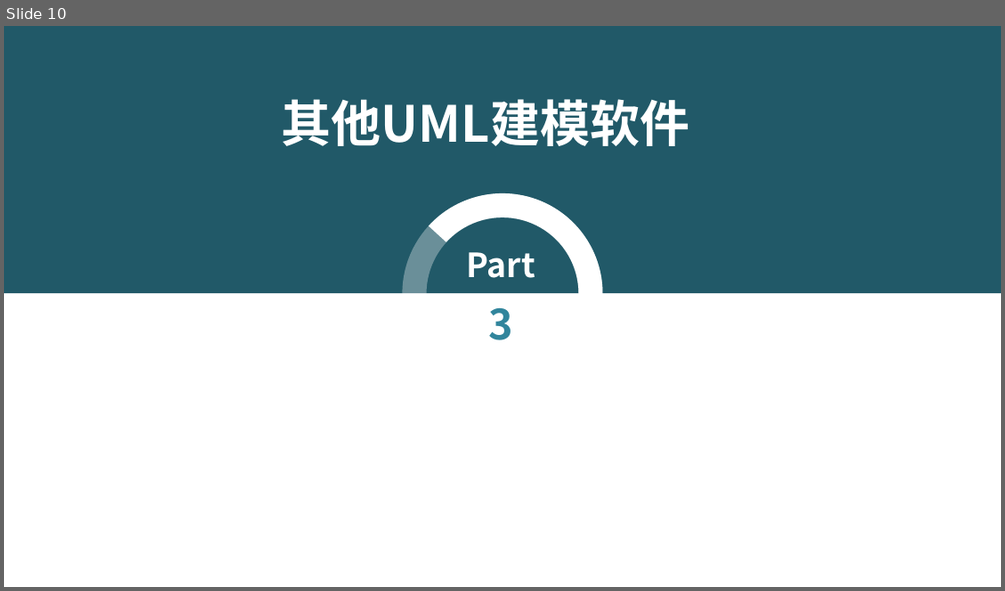
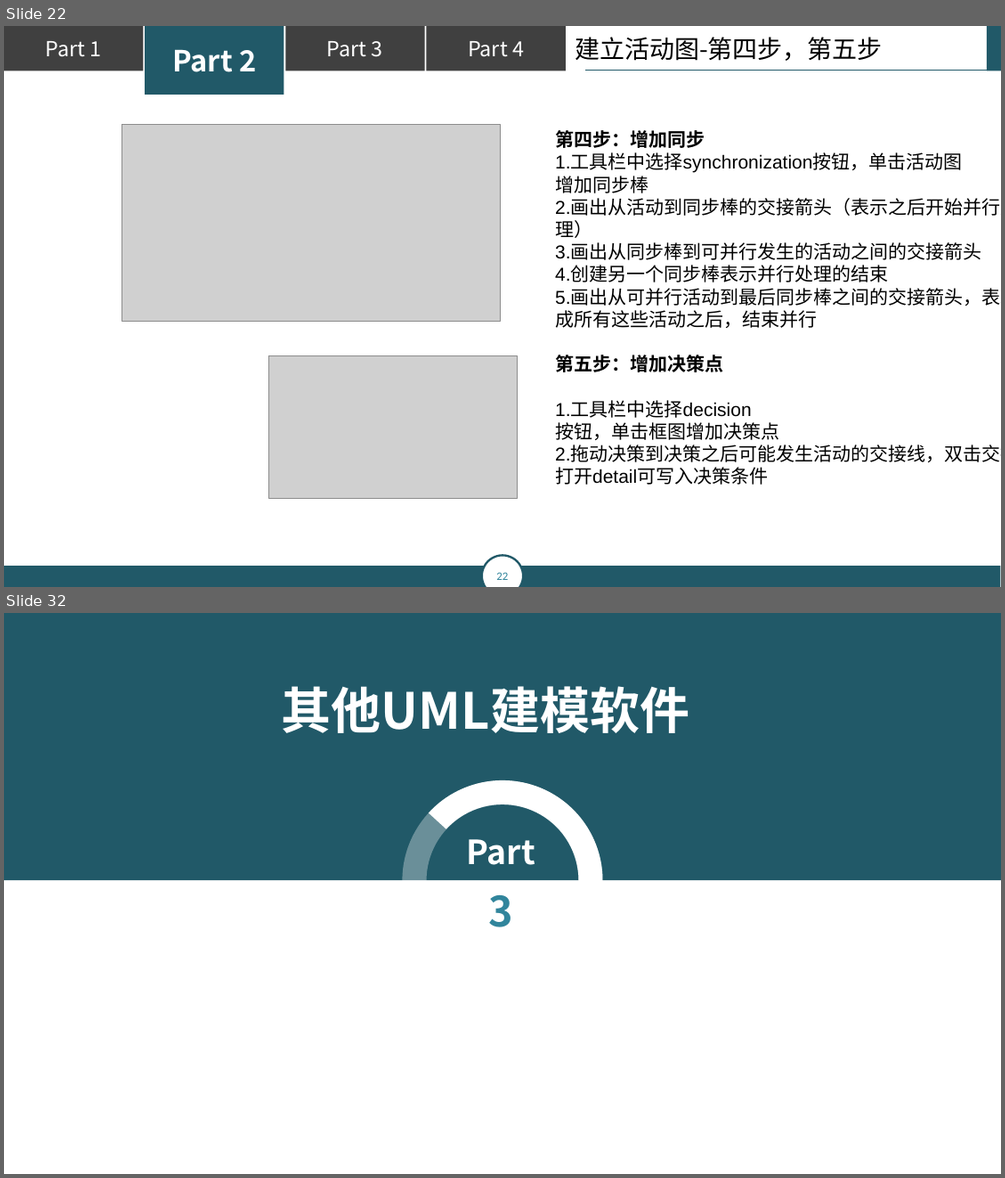
Before and after one commit to popopoi/PRD2018-G07, a slide deck: 翻转课堂PPT/PRD2018-G07-第五周翻转课堂PPT.pptx. Shown one above the other, each under a label of ours: slide 10 before the commit, slides 22 and 32 after it; the slides between them are not shown. The pictures are 1005x591 and 1005x1178 pixels, drawn with LibreOffice and Linux fonts; fonts in the diff are those of the drawing; grey boxes stand for pictures; background and template pictures are left out. Boxes give left, top, right and bottom in pixels: in the first picture for what was removed or moved away, otherwise in the second. Text is boxed around its words. In the diff, an @@ line names an element or a change of style, - is before the commit and + after.

Commit message:
修改《第五周翻转课堂PPT》[更改的内容：合并]

```diff
--- a/翻转课堂PPT/PRD2018-G07-第五周翻转课堂PPT.pptx
+++ b/翻转课堂PPT/PRD2018-G07-第五周翻转课堂PPT.pptx
@@ slide 22 added at (4, 26, 1001, 587), background #FFFFFF @@
@@ rectangle added at (4, 26, 143, 70), fill #404040, 20 pt, text #FFFFFF @@
+Part 1
@@ rectangle added at (145, 26, 283, 94), fill #215968, 28 pt, text #FFFFFF, bold @@
+Part 2
@@ rectangle added at (285, 26, 424, 70), fill #404040, 20 pt, text #FFFFFF @@
+Part 3
@@ rectangle added at (427, 26, 566, 70), fill #404040, 20 pt, text #FFFFFF @@
+Part 4
@@ text added at (574, 37, 882, 61), 24 pt, text #000000 @@
+建立活动图-第四步，第五步
@@ rectangle added at (987, 26, 1001, 70), fill #215968 @@
@@ line added from (994, 70) to (585, 70), #215968 0.75 pt @@
@@ picture added at (121, 125, 500, 321) @@
@@ text added at (555, 130, 1001, 484), 18 pt, text #000000 @@
+第四步：增加同步
+1.工具栏中选择synchronization按钮，单击活动图
+增加同步棒
+2.画出从活动到同步棒的交接箭头（表示之后开始并行处理）
+3.画出从同步棒到可并行发生的活动之间的交接箭头
+4.创建另一个同步棒表示并行处理的结束
+5.画出从可并行活动到最后同步棒之间的交接箭头，表示完成所有这些活动之后，结束并行
+第五步：增加决策点
+1.工具栏中选择decision
+按钮，单击框图增加决策点
+2.拖动决策到决策之后可能发生活动的交接线，双击交接。
+打开detail可写入决策条件
@@ picture added at (268, 356, 517, 499) @@
@@ page number added at (482, 556, 523, 587), fill #FFFFFF, outline #215968 2 pt, 11 pt, text #31859C @@
+22
@@ rectangle added at (4, 566, 1000, 587), fill #215968 @@
@@ what was slide 10 is now slide 32 @@
```
Also in this commit, not shown: 21 other slides added, 1 other file.
